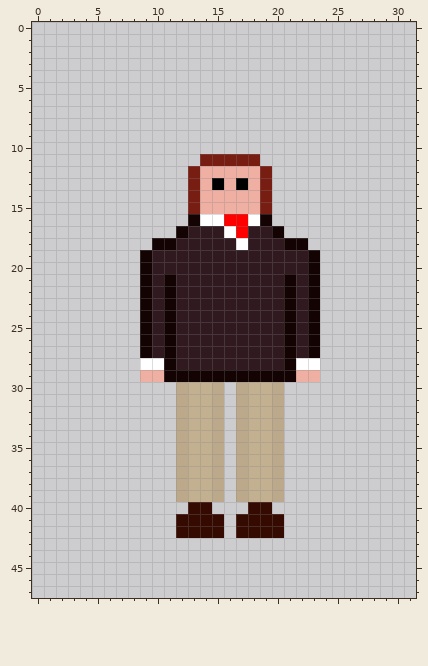
One commit to this pixel-art sprite: sprites/congressrep/South/frame1.png. The first picture shows the starting point.
The file is 32x48 pixels. Colours within 5 levels of each other are drawn and written as one.
New version:
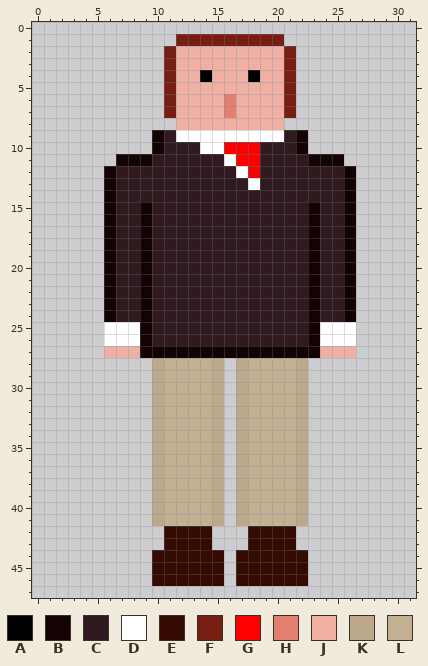
Palette (. is transparent): A #000000  B #130303  C #30191f  D #ffffff  E #350b01  F #781d12  G #ff0000  H #e47e6f  J #f0afa3  K #bca98b  L #c3b091
Diff:
Changed rows in their new state; - is an unchanged pixel.
first column x 6:
 1 ------FFFFFFFFF------
 2 -----FJJJJJJJJJF-----
 3 -----FJJJJJJJJJF-----
 4 -----FJJAJJJAJJF-----
 5 -----FJJJJJJJJJF-----
 6 -----FJJJJHJJJJF-----
 7 -----FJJJJHJJJJF-----
 8 ------JJJJJJJJJ------
 9 ----BCDDDDDDDDDCB----
10 ----BCCCDDGGGCCCB----
11 -BBBCCCCCCDGGCCCCBBB-
12 BCCCCCCCCCCDGCCCCCCCB
13 BCCCCCCCCCCCDCCCCCCCB
14 BCCCCCCCCCCCCCCCCCCCB
15 BCCBCCCCCCCCCCCCCBCCB
16 BCCBCCCCCCCCCCCCCBCCB
17 BCCBCCC---CC--CCCBCCB
18 BCCBCC-----C---CCBCCB
19 BCC---------------CCB
20 BCC---------------CCB
21 BCC--C---------C--CCB
22 BCC--C---------C--CCB
23 BCC--C---------C--CCB
24 BCC--C---------C--CCB
25 DDD--C---------C--DDD
26 DDD--C---------C--DDD
27 JJJ-B-BBBBBBBBB-B-JJJ
28 ---.KLLLLK.KLLLLK.---
29 ---.KLLLLK.KLLLLK.---
30 ----KLL-------LLK----
31 ----KLL-------LLK----
32 ----KLL-------LLK----
33 ----KLL-------LLK----
34 ----KLL-------LLK----
35 ----KLL-------LLK----
36 ----KLL-------LLK----
37 ----KLL-------LLK----
38 ----KLL-------LLK----
39 ----KLL-------LLK----
40 ----KLLLLK-KLLLLK----
41 ----KLLLLK-KLLLLK----
42 -----E---.-.---E-----
43 -----EEEE---EEEE-----
44 ----EEEEEE-EEEEEE----
45 ----EEEEEE-EEEEEE----
46 ----EEEEEE-EEEEEE----
Boxes around the changes in both pictures, in picture pixels (x1, y1, x2, y2):
changed: (104, 34, 356, 586)
